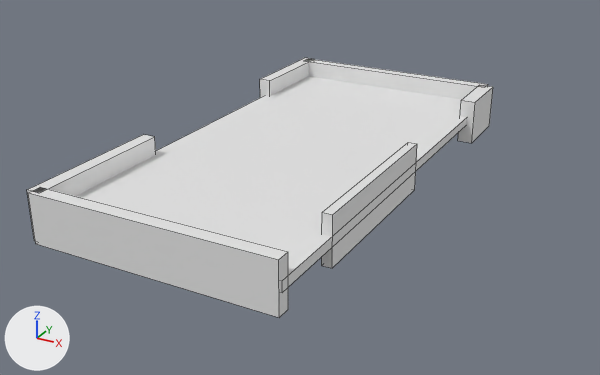
A saved change to the Blender file Assets/Models/Rooms/Middle_Room.blend.
Rendered twice from a camera (50 mm lens) standing at (15.9, -28.8, 12.8) and looking at (0.3, -0.4, -1.4). The lights are fixed; the arrows at lower left show +X, +Y and +Z. Mesh edges are drawn as thin lines.

Objects in the first picture: 'Floor-col', 'wall_1-col', 'wall_2-col', 'wall_3-col', 'wall_4-col', 'wall_5-col', 'wall_6-col'.
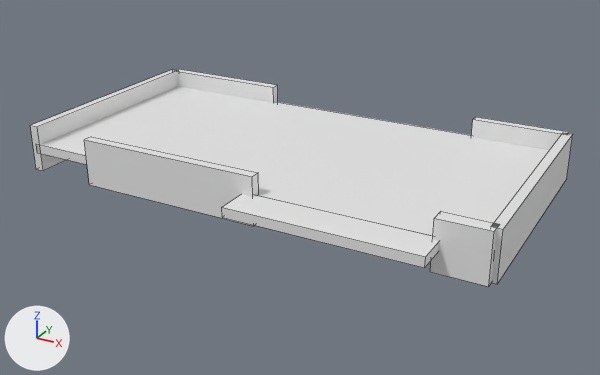
ob_empty is not drawn itself; it is the parent of ob_floor_col, ob_wall_1_col, ob_wall_2_col, ob_wall_3_col, ob_wall_4_col, ob_wall_6_col, ob_wall_5_col.

Pixel boxes [x1, y1, x2, y2] of what changed, in the pictures (600 x 375 px):
'Floor-col', reshaped, turned
    before: [77, 76, 467, 292]
    after: [36, 86, 549, 236]
'wall_2-col', moved, rescaled, turned
    before: [29, 187, 288, 318]
    after: [30, 69, 178, 171]
'wall_3-col', moved, rescaled, turned
    before: [27, 135, 156, 241]
    after: [85, 137, 259, 226]
'wall_5-col', moved, rescaled, turned
    before: [322, 142, 417, 268]
    after: [430, 211, 500, 287]
'wall_1-col', moved, rescaled, turned
    before: [304, 59, 488, 100]
    after: [491, 133, 573, 284]
'Floor_2-col', added
    after: [222, 194, 439, 268]
'wall_6-col', moved, turned, rescaled
    before: [458, 85, 493, 143]
    after: [471, 117, 569, 150]
'wall_4-col', moved, rescaled, turned
    before: [260, 58, 311, 98]
    after: [174, 69, 278, 103]

The change, as a list of edits to the scene's bpy script:
```text
Change ob_floor_col:
    ob_floor_col: bpy.data.objects.new('Floor-col', me_cube_001) -> bpy.data.objects.new('Floor-col', me_cube_007)
Change ob_wall_1_col:
    ob_wall_1_col.location: (-0.0352, 10.02, 0.0) -> (0.0, 10.0, 0.0)
    ob_wall_1_col.scale: (5.02, 0.282, 1.0) -> (5.0, 0.2, 1.0)
Change ob_wall_2_col:
    ob_wall_2_col.location: (-0.0352, -9.888, 0.0) -> (0.0, -10.0, 0.0)
    ob_wall_2_col.scale: (5.02, 0.282, 1.0) -> (5.0, 0.2, 1.0)
Change ob_wall_3_col:
    ob_wall_3_col.rotation_euler: (0.0, 0.0, 1.571) -> (0.0, 0.0, 0.0)  # degrees (0, 0, 90) -> degrees (0, 0, 0)
    ob_wall_3_col.location: (-5.0, -6.792, 0.0) -> (5.0, -3.0, 0.0)
    ob_wall_3_col.scale: (3.23, 0.282, 1.0) -> (0.2, 4.0, 1.0)
Change ob_wall_4_col:
    ob_wall_4_col.location: (-5.0, 8.001, 0.0) -> (-5.0, -7.0, 0.0)
    ob_wall_4_col.scale: (2.36, 0.282, 1.0) -> (3.0, 0.2, 1.0)
Change ob_wall_6_col:
    ob_wall_6_col.location: (5.0, 8.604, 0.0) -> (-5.0, 8.0, 0.0)
    ob_wall_6_col.rotation_euler: (0.0, 0.0, 0.0) -> (0.0, 0.0, 1.571)  # degrees (0, 0, 0) -> degrees (0, 0, 90)
    ob_wall_6_col.scale: (0.337, 1.4, 1.0) -> (2.0, 0.2, 1.0)
Change ob_wall_5_col:
    ob_wall_5_col.location: (4.808, -2.912, 0.0) -> (5.0, 9.0, 0.0)
    ob_wall_5_col.scale: (0.2, 3.75, 1.0) -> (0.3, 1.0, 1.0)
Change ob_empty:
    ob_empty.rotation_euler: (0.0, 0.0, 0.0) -> (0.0, 0.0, -1.571)  # degrees (0, 0, 0) -> degrees (0, 0, -90)
Add ob_floor_2_col:
    ob_floor_2_col = bpy.data.objects.new('Floor_2-col', me_cube_007.copy())  # the mesh of ob_wall_5_col
    ob_floor_2_col.parent = ob_empty
    ob_floor_2_col.matrix_parent_inverse = Matrix(((0.0, -1.0, 0.0, 15.0), (1.0, 0.0, 0.0, -1.5), (0.0, 0.0, 1.0, 0.0), (0.0, 0.0, 0.0, 1.0)))
    ob_floor_2_col.location = (5.861, 9.25, 0.0)
    ob_floor_2_col.scale = (3.86, 0.75, 0.2)
```
